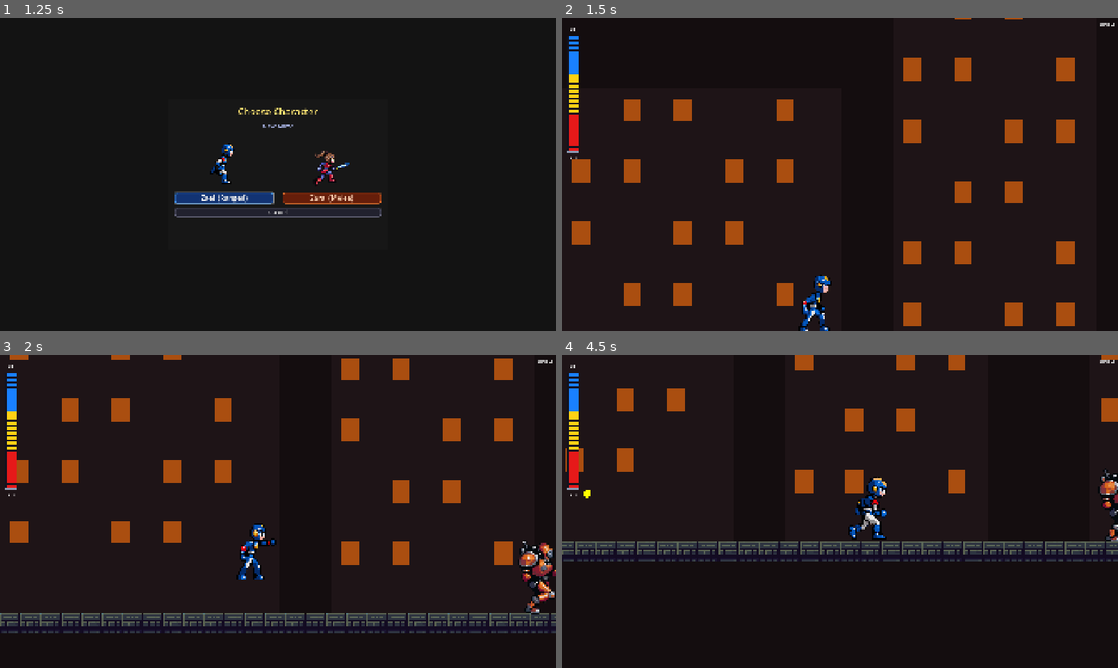
Above: before the commit, frames 1-4 (two rows, left to right).
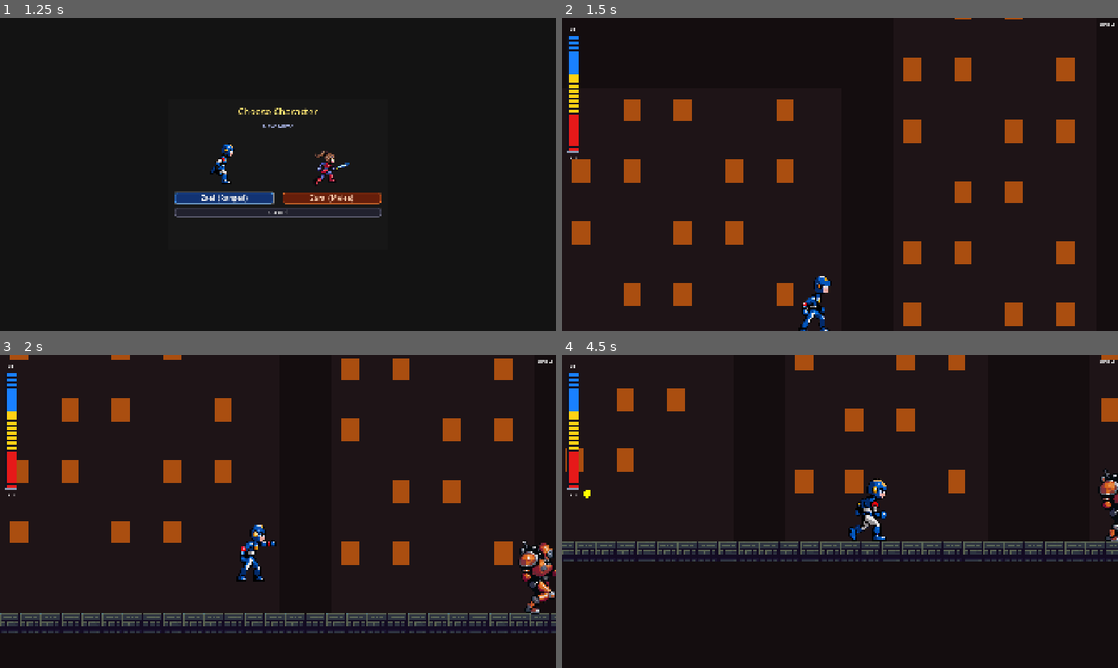
Above: after the commit, the same moments.

Repository: joaoramos00/NullvexGame
Game: Godot game, scene res://ui/title_screen.tscn
Two runs of this game, one before a commit and one after it. Both use one fixed random seed, a clock stepped at 60 frames per second and the inputs below.
Inputs (mouse positions are in pixels of both pictures, inside the frame that each line leads up to):
- Up to frame 1 (1.25 s): click "New Game" at 0.5 s
- Up to frame 2 (1.5 s): click "Zael (Ranged)" at 1.25 s
- Up to frame 3 (2 s): no input
- Up to frame 4 (4.5 s): move the mouse to (962, 495) at 2.02 s; hold Right (move_right) 2.03-3.53 s; tap Z (attack) at 2.1, 3.6 s; click (962, 495) at 2.17 s; tap Space (jump) at 2.27, 3.02 s; move the mouse to (728, 527) at 2.77 s; tap X (dash) at 2.85, 4.35 s; move the mouse to (895, 442) at 3.52 s; hold Left (move_left) 3.53-4.28 s; move the mouse to (812, 574) at 4.27 s; hold Right (move_right) from 4.28 s (still down); click (812, 574) at 4.42 s

Frame 1 is identical in both runs. In frame 2, 0.3% of the frame differs, in the area x 42-49%, y 82-100%; in frame 3, 0.4%; in frame 4, 0.5%, in the area x 51-59%, y 38-60%.
Error in both runs: Invalid call. Nonexistent function 'is_action_just_pressed' in base 'InputEventMouseMotion'. (res://ui/pause_menu.gd:11)

Commit message:
fix: descer sprite do Zael 2px (-6 → -4)
Co-Authored-By: Claude Sonnet 4.6 <noreply@anthropic.com>

Diff:
--- a/characters/ranged/zael.tscn
+++ b/characters/ranged/zael.tscn
@@ -7,5 +7,5 @@
 script = ExtResource("2_zael")
 
 [node name="AnimatedSprite2D" type="AnimatedSprite2D" parent="."]
-position = Vector2(0, -6)
+position = Vector2(0, -4)
 scale = Vector2(2, 2)
Not shown, changed: export/web/index.pck
